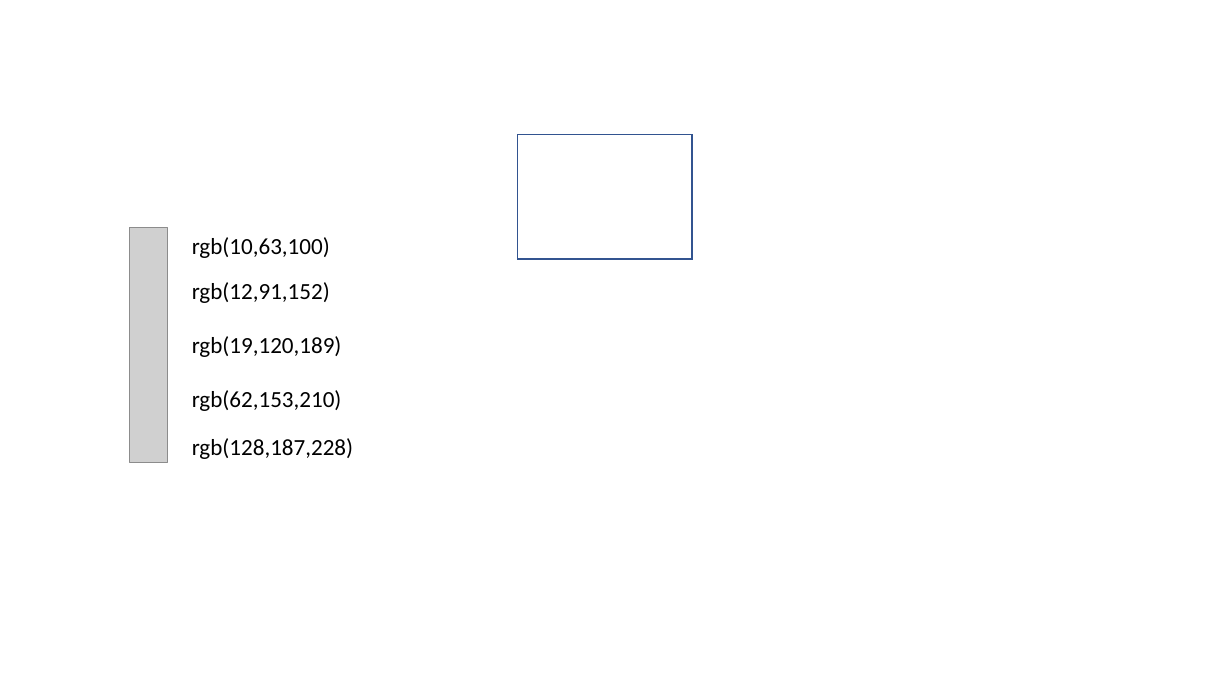
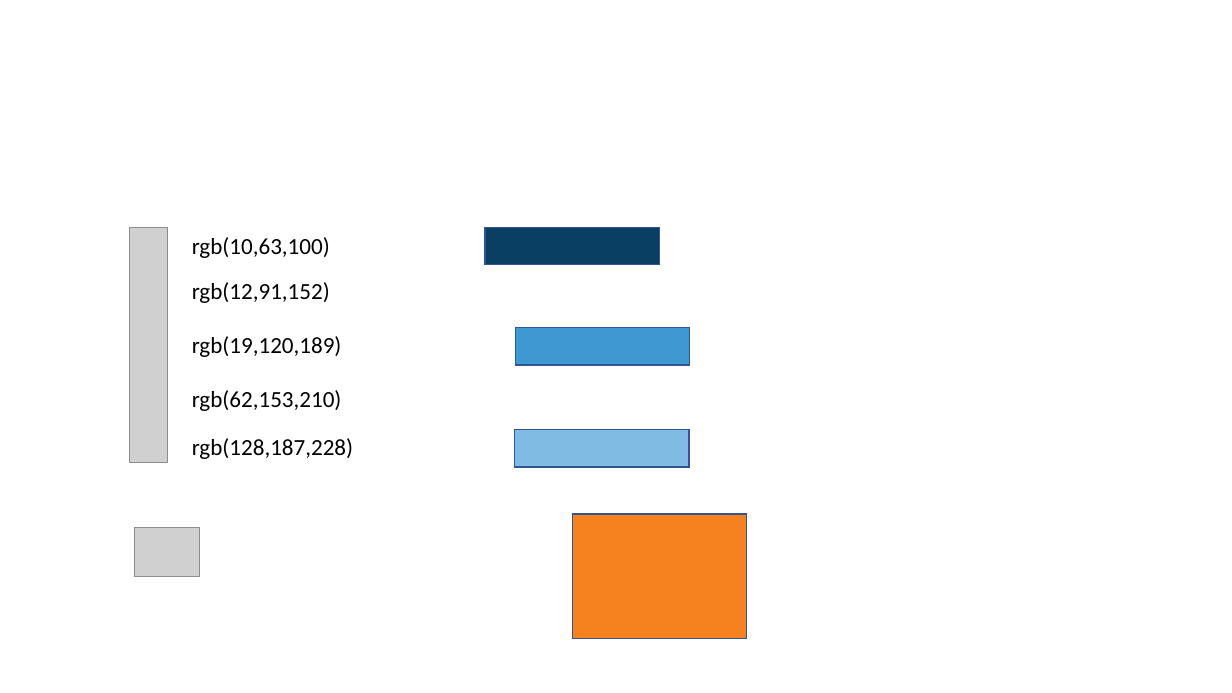
Before and after one commit to pndrake/kffR, a slide deck: slide 1 of Reference/KFF_colors.pptx. Drawn at 1232x693 pixels with LibreOffice and Linux fonts; fonts in the diff are those of the drawing; grey boxes stand for pictures. Boxes give left, top, right and bottom in pixels: in the first picture for what was removed or moved away, otherwise in the second. Text is boxed around its words. In the diff, an @@ line names an element or a change of style, - is before the commit and + after.

```diff
--- a/Reference/KFF_colors.pptx
+++ b/Reference/KFF_colors.pptx
@@ rectangle added at <box>485,227,660,264</box>, fill #0A3F64, outline #325491 1 pt @@
@@ rectangle added at <box>516,328,690,365</box>, fill #3E99D3, outline #325491 1 pt @@
@@ rectangle added at <box>515,430,689,467</box>, fill #80BBE4, outline #325491 1 pt @@
@@ picture added at <box>135,527,201,576</box> @@
@@ rectangle: place and size @@
-rectangle at <box>518,134,692,259</box>
+rectangle at <box>572,514,747,639</box>
@@ rectangle at <box>572,514,747,639</box>: fill #FFFFFF to #F5821F @@
```
Also in this commit, not shown: 5 other files.
